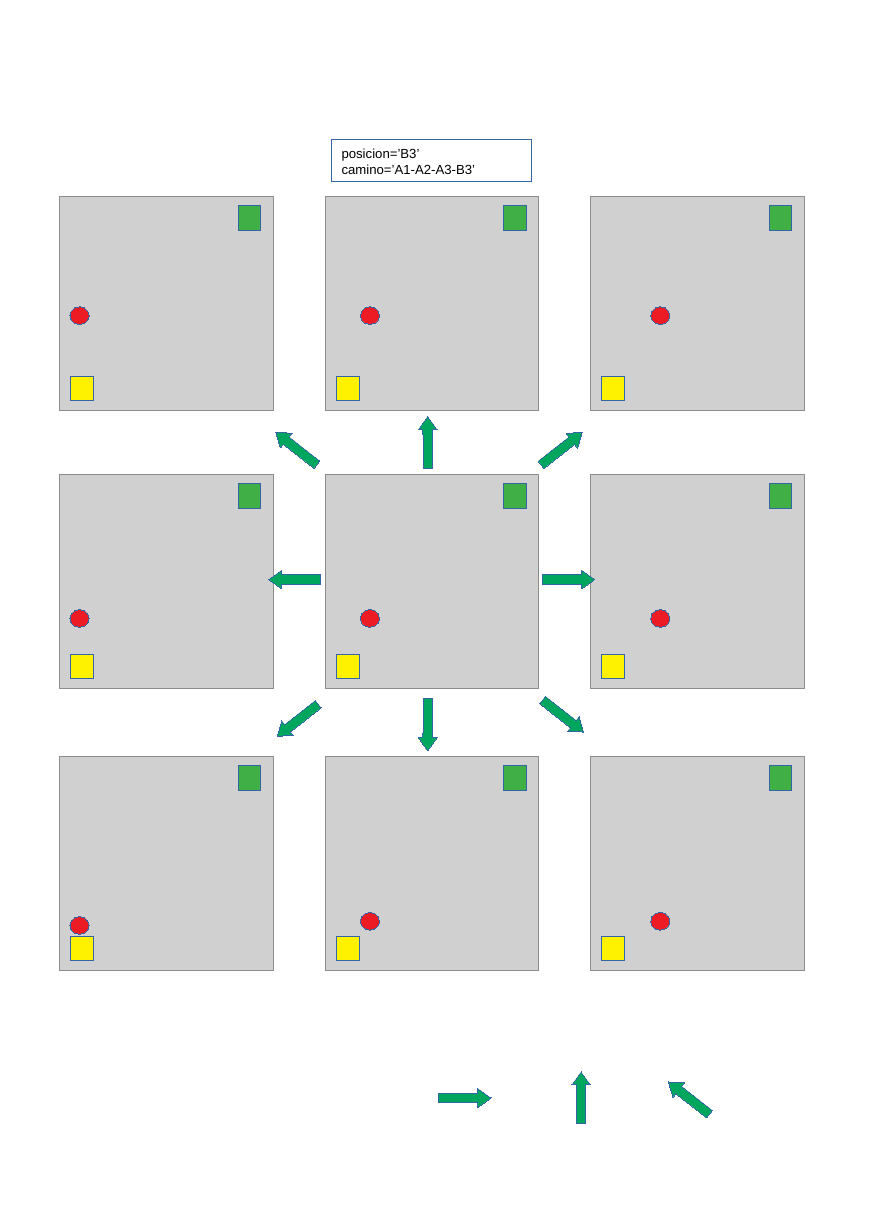
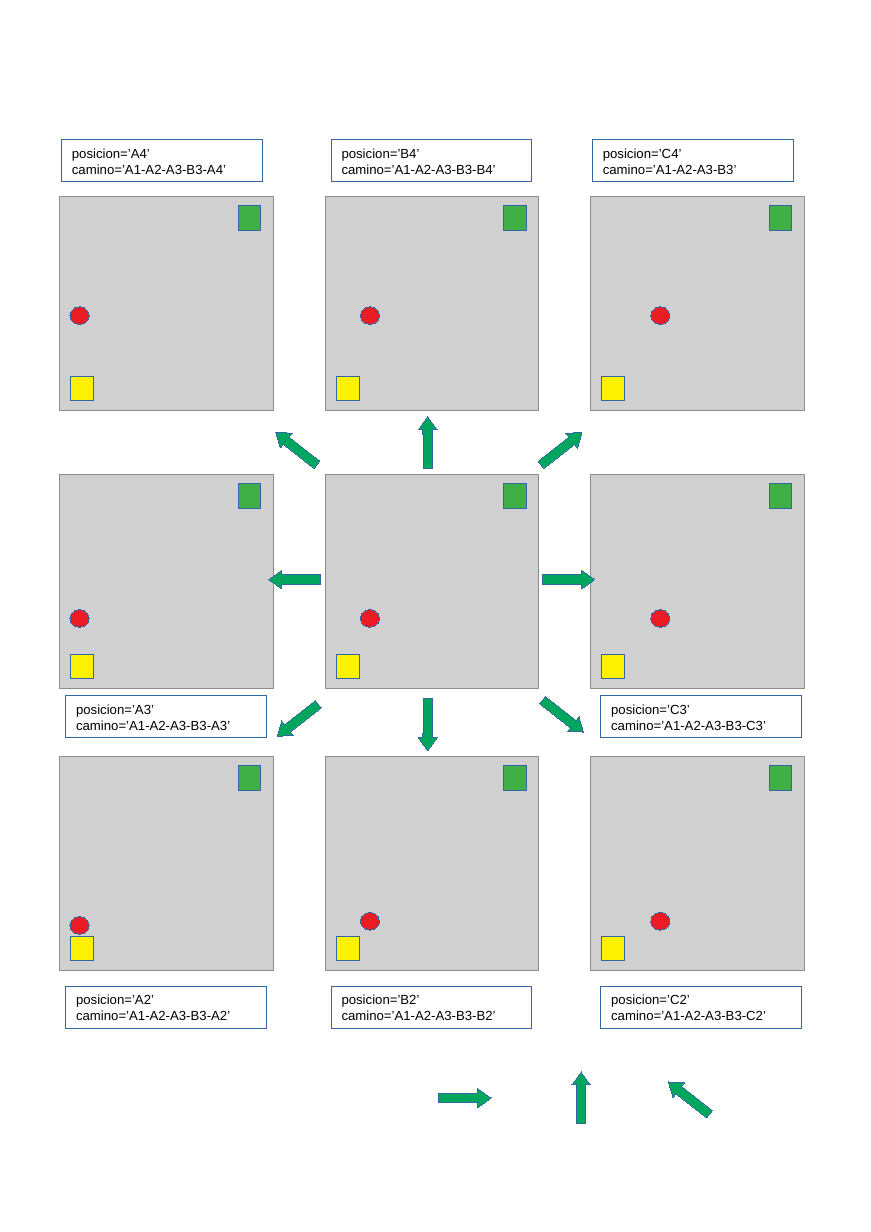
Before and after one commit to fabhrius/La-Cosa, a slide deck: slide 19 of capitulos/3 - Resolver un problema simple/Resolviendo un problema simple.odp. Drawn at 871x1232 pixels with LibreOffice and Linux fonts; fonts in the diff are those of the drawing; grey boxes stand for pictures. Boxes give left, top, right and bottom in pixels: in the first picture for what was removed or moved away, otherwise in the second. Text is boxed around its words. In the diff, an @@ line names an element or a change of style, - is before the commit and + after.

```diff
--- a/capitulos/3 - Resolver un problema simple/Resolviendo un problema simple.odp
+++ b/capitulos/3 - Resolver un problema simple/Resolviendo un problema simple.odp
@@ rectangle added at [61, 140, 261, 182], outline #3465A4 0 pt, 9 pt, text #000000 @@
+posicion=’A4’
+camino=’A1-A2-A3-B3-A4’
@@ text in rectangle at [342, 148, 496, 174]: text changed @@
-posicion=’B3’
-camino=’A1-A2-A3-B3’
+posicion=’B4’
+camino=’A1-A2-A3-B3-B4’
@@ rectangle added at [592, 140, 792, 182], outline #3465A4 0 pt, 9 pt, text #000000 @@
+posicion=’C4’
+camino=’A1-A2-A3-B3’
@@ rectangle added at [65, 695, 265, 737], outline #3465A4 0 pt, 9 pt, text #000000 @@
+posicion=’A3’
+camino=’A1-A2-A3-B3-A3’
@@ rectangle added at [600, 695, 800, 737], outline #3465A4 0 pt, 9 pt, text #000000 @@
+posicion=’C3’
+camino=’A1-A2-A3-B3-C3’
@@ rectangle added at [65, 986, 265, 1028], outline #3465A4 0 pt, 9 pt, text #000000 @@
+posicion=’A2’
+camino=’A1-A2-A3-B3-A2’
@@ rectangle added at [331, 986, 531, 1028], outline #3465A4 0 pt, 9 pt, text #000000 @@
+posicion=’B2’
+camino=’A1-A2-A3-B3-B2’
@@ rectangle added at [600, 986, 800, 1028], outline #3465A4 0 pt, 9 pt, text #000000 @@
+posicion=’C2’
+camino=’A1-A2-A3-B3-C2’
```
Also in this commit, not shown: 1 other slide changed, 2 other files.
